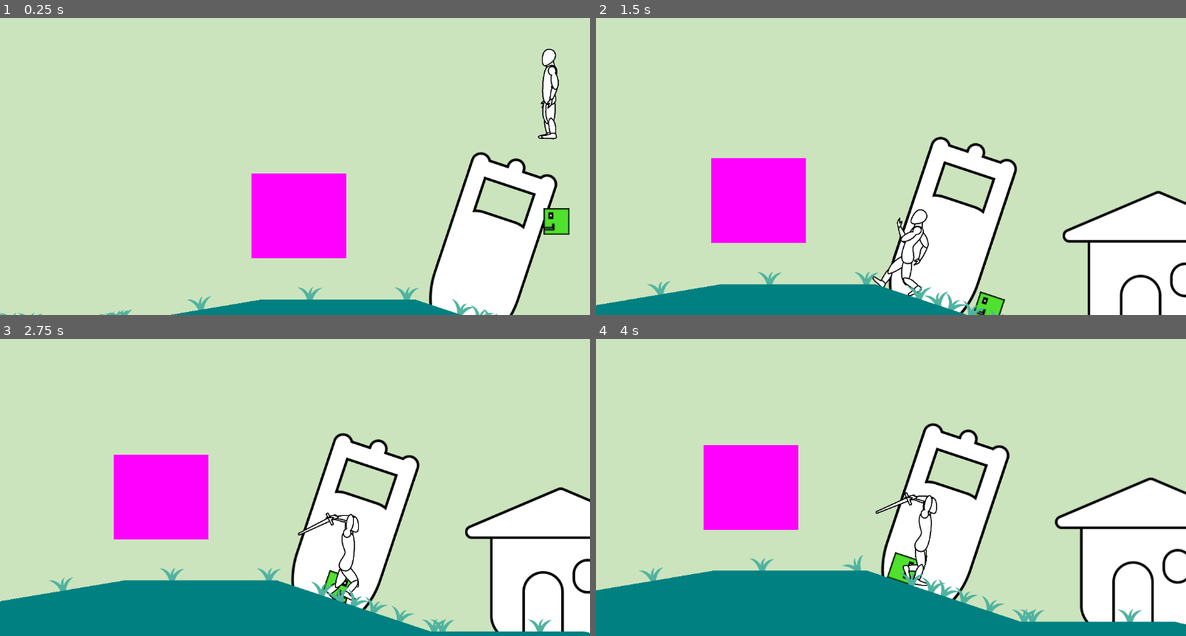
Above: before the commit, frames 1-4 (two rows, left to right).
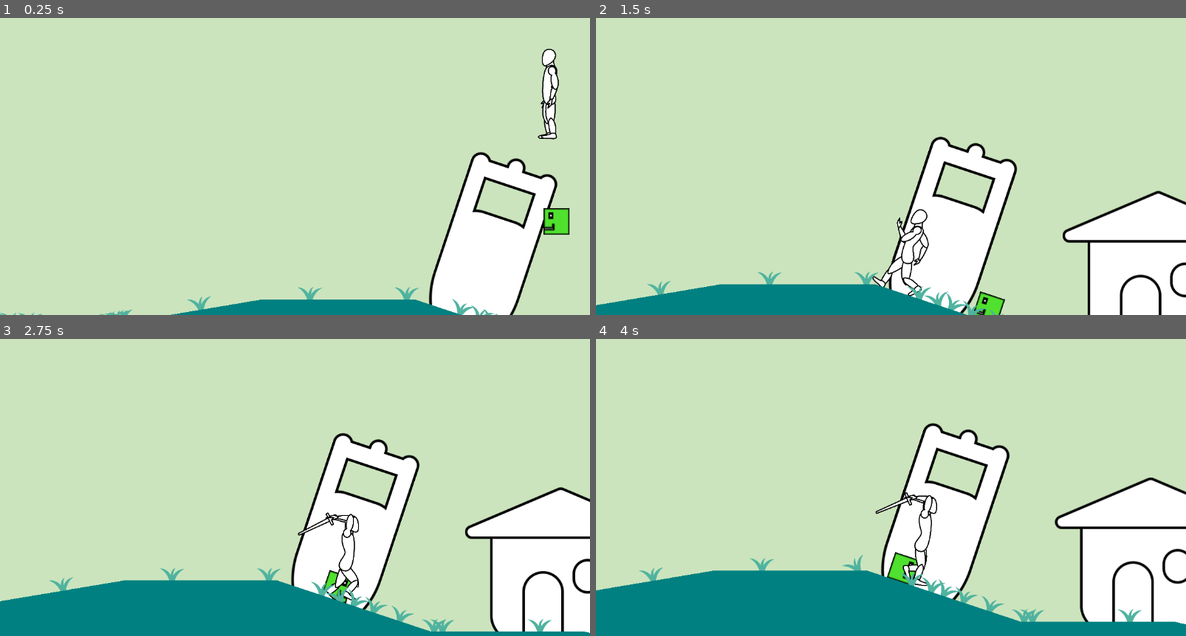
Above: after the commit, the same moments.

Repository: kir-55/TheArmheide
Game: Godot game, scene res://Scenes/Game.tscn
Two runs of this game, one before a commit and one after it. Both use one fixed random seed, a clock stepped at 60 frames per second and the inputs below. The engine's default icon, where the game draws it, is replaced by a stand-in: a white triangle on a blue panel in a dark square.
Inputs (mouse positions are in pixels of both pictures, inside the frame that each line leads up to):
- Up to frame 1 (0.25 s): no input
- Up to frame 2 (1.5 s): move the mouse to (1020, 133) at 0.52 s; press the mouse at (1020, 133) at 0.53 s; move the mouse to (773, 166) at 1.27 s; release the mouse at (773, 166) at 1.28 s; click (773, 166) at 1.35 s
- Up to frame 3 (2.75 s): move the mouse to (354, 398) at 2.02 s; press the mouse at (354, 398) at 2.03 s
- Up to frame 4 (4 s): move the mouse to (861, 537) at 2.77 s; release the mouse at (861, 537) at 2.78 s; click (861, 537) at 2.85 s; move the mouse to (1068, 520) at 3.52 s; press the mouse at (1068, 520) at 3.53 s

The runs differ from the first frame. In frame 1, 4.6% of the frame differs, in the area x 42-59%, y 52-81%; in frame 2, 4.6%, in the area x 19-36%, y 47-76%; in frame 3, 4.6%; in frame 4, 4.6%.

Commit message:
Removed test enemy target

Diff:
--- a/Scenes/Game.tscn
+++ b/Scenes/Game.tscn
@@ -12,11 +12,6 @@
 
 [sub_resource type="ShaderMaterial" id="ShaderMaterial_q1l2d"]
 shader = ExtResource("4_tcox1")
-
-[sub_resource type="RectangleShape2D" id="RectangleShape2D_25utg"]
-size = Vector2(187, 163)
-
-[sub_resource type="PlaceholderTexture2D" id="PlaceholderTexture2D_t34yf"]
 
 [node name="Game" type="Node2D"]
 position = Vector2(1, 1)
@@ -58,15 +53,3 @@
 
 [node name="Enemy" parent="." instance=ExtResource("10_t63s6")]
 position = Vector2(604, 380)
-
-[node name="TestTarget" type="CharacterBody2D" parent="." groups=["villagers"]]
-position = Vector2(-21, 293)
-
-[node name="CollisionShape2D" type="CollisionShape2D" parent="TestTarget"]
-position = Vector2(83.5, 71.5)
-shape = SubResource("RectangleShape2D_25utg")
-
-[node name="Sprite2D" type="Sprite2D" parent="TestTarget"]
-position = Vector2(83.5, 72)
-scale = Vector2(185, 166)
-texture = SubResource("PlaceholderTexture2D_t34yf")
--- a/Scenes/Player.tscn
+++ b/Scenes/Player.tscn
@@ -1255,119 +1255,119 @@
 
 [node name="FootBack" type="Sprite2D" parent="Flippable/Parts"]
 z_index = -1
-position = Vector2(526.135, 972.99)
-rotation = -0.418368
+position = Vector2(413.919, 992.746)
+rotation = -0.0740336
 scale = Vector2(0.999976, 0.999976)
 texture = ExtResource("2_wi2do")
 offset = Vector2(-31.9269, 3)
 
 [node name="CalfBack" type="Sprite2D" parent="Flippable/Parts"]
 z_index = -2
-position = Vector2(449.641, 893.914)
-rotation = -0.831457
-scale = Vector2(0.999979, 0.999979)
+position = Vector2(380.862, 887.81)
+rotation = -0.367834
+scale = Vector2(0.999978, 0.999978)
 texture = ExtResource("3_polev")
 offset = Vector2(-1.93497, 48)
 
 [node name="LegBack" type="Sprite2D" parent="Flippable/Parts"]
 z_index = -2
-position = Vector2(391.995, 738.359)
-rotation = -0.28226
-scale = Vector2(0.999984, 0.999984)
+position = Vector2(391.446, 722.256)
+rotation = 0.136473
+scale = Vector2(0.999983, 0.999983)
 texture = ExtResource("4_h2pnv")
 offset = Vector2(0, 72)
 
 [node name="FootFront" type="Sprite2D" parent="Flippable/Parts"]
 z_index = 1
-position = Vector2(377.418, 914.991)
-rotation = -0.653556
-scale = Vector2(0.999977, 0.999977)
+position = Vector2(461.768, 910.47)
+rotation = -0.997295
+scale = Vector2(0.999976, 0.999976)
 texture = ExtResource("2_wi2do")
 offset = Vector2(-32.459, 3)
 
 [node name="CalfFront" type="Sprite2D" parent="Flippable/Parts"]
-position = Vector2(289.364, 845.781)
-rotation = -0.952666
-scale = Vector2(0.999978, 0.999978)
+position = Vector2(354.268, 879.047)
+rotation = -1.33442
+scale = Vector2(0.999977, 0.999977)
 texture = ExtResource("3_polev")
 offset = Vector2(0, 50)
 
 [node name="LegFront" type="Sprite2D" parent="Flippable/Parts"]
 z_index = -1
-position = Vector2(409.564, 753.732)
-rotation = 0.957681
-scale = Vector2(0.999982, 0.999982)
+position = Vector2(408.838, 737.828)
+rotation = 0.409165
+scale = Vector2(0.999981, 0.999981)
 texture = ExtResource("4_h2pnv")
 offset = Vector2(-3, 74)
 
 [node name="Head" type="Sprite2D" parent="Flippable/Parts"]
 z_index = 1
-position = Vector2(403.237, 420.807)
-rotation = -0.162939
-scale = Vector2(0.999987, 0.999987)
+position = Vector2(406.294, 404.852)
+rotation = -0.151576
+scale = Vector2(0.999986, 0.999986)
 texture = ExtResource("5_tdh2i")
 offset = Vector2(-15, -24)
 
 [node name="Neck" type="Sprite2D" parent="Flippable/Parts"]
 z_index = -1
-position = Vector2(403.181, 477.207)
-rotation = 3.12211
-scale = Vector2(0.999987, 0.999987)
+position = Vector2(405.598, 461.248)
+rotation = 3.13347
+scale = Vector2(0.999986, 0.999986)
 texture = ExtResource("6_di4k6")
 offset = Vector2(1.67726, 34.3009)
 
 [node name="HandBack" type="Sprite2D" parent="Flippable/Parts"]
 z_index = -3
-position = Vector2(303.179, 691.234)
-rotation = 1.15644
-scale = Vector2(0.999985, 0.999985)
+position = Vector2(445.903, 717.4)
+rotation = 0.352796
+scale = Vector2(0.999984, 0.999984)
 texture = ExtResource("7_j7ejh")
 offset = Vector2(-10, 26)
 
 [node name="LowarmBack" type="Sprite2D" parent="Flippable/Parts"]
 z_index = -1
-position = Vector2(404.464, 632.19)
-rotation = 1.03494
-scale = Vector2(0.999985, 0.999985)
+position = Vector2(473.698, 603.505)
+rotation = 0.231298
+scale = Vector2(0.999984, 0.999984)
 texture = ExtResource("8_0jtyr")
 offset = Vector2(-6, 56)
 
 [node name="ShoulderBack" type="Sprite2D" parent="Flippable/Parts"]
 z_index = -1
-position = Vector2(413.975, 500.304)
-rotation = 0.149803
-scale = Vector2(0.999987, 0.999987)
+position = Vector2(416.129, 484.465)
+rotation = -0.372637
+scale = Vector2(0.999986, 0.999986)
 texture = ExtResource("9_a4fc2")
 offset = Vector2(2, 57)
 
 [node name="HandFront" type="Sprite2D" parent="Flippable/Parts"]
 z_index = 2
-position = Vector2(428.387, 739.866)
-rotation = 0.472394
-scale = Vector2(0.999985, 0.999985)
+position = Vector2(305.646, 692.692)
+rotation = 1.07313
+scale = Vector2(0.999984, 0.999984)
 texture = ExtResource("7_j7ejh")
 offset = Vector2(-10, 26)
 
 [node name="LowarmFront" type="Sprite2D" parent="Flippable/Parts"]
 z_index = 1
-position = Vector2(460.729, 630.845)
-rotation = 0.287188
+position = Vector2(393.95, 621.04)
+rotation = 0.887922
 scale = Vector2(0.999984, 0.999984)
 texture = ExtResource("8_0jtyr")
 offset = Vector2(-6.87169, 50.9186)
 
 [node name="ShoulderFront" type="Sprite2D" parent="Flippable/Parts"]
 z_index = 2
-position = Vector2(417.457, 511.074)
-rotation = -0.223244
-scale = Vector2(0.999986, 0.999986)
+position = Vector2(411.47, 494.903)
+rotation = 0.261467
+scale = Vector2(0.999985, 0.999985)
 texture = ExtResource("9_a4fc2")
 offset = Vector2(3, 55)
 
 [node name="Body" type="Sprite2D" parent="Flippable/Parts"]
-position = Vector2(402.85, 738.211)
-rotation = -0.0233677
-scale = Vector2(0.999987, 0.999987)
+position = Vector2(402.301, 722.231)
+rotation = -0.0120044
+scale = Vector2(0.999986, 0.999986)
 texture = ExtResource("10_od11n")
 offset = Vector2(-2.76303, -115.71)
 
@@ -1514,7 +1514,6 @@
 z_index = -4
 position = Vector2(256.414, 22.2929)
 rotation = 0.0557664
-scale = Vector2(1, 1)
 rest = Transform2D(0.999622, -0.0274883, 0.0274883, 0.999622, 258.095, 22.7587)
 
 [node name="RemoteTransform2D" type="RemoteTransform2D" parent="Flippable/Skeleton2D/Base/Torso/ShoulderRight"]
@@ -1571,8 +1570,8 @@
 [node name="TheArmheideSword" type="Sprite2D" parent="."]
 visible = false
 z_index = -3
-position = Vector2(-20.3199, 95.4453)
-rotation = -2.09652
+position = Vector2(11.4361, 102.477)
+rotation = -2.90017
 scale = Vector2(0.249996, 0.249996)
 texture = ExtResource("11_a4inu")
 offset = Vector2(-0.213623, -130.364)
--- a/Scenes/grasss.tscn
+++ b/Scenes/grasss.tscn
@@ -2,7 +2,6 @@
 
 [ext_resource type="Texture2D" uid="uid://dma5cba6qs6tn" path="res://Images/Ellipse 2.png" id="1_8rsuo"]
 [ext_resource type="Script" path="res://Scripts/TerrainGeneration/grasss.gd" id="2_p6r8r"]
-
 
 [node name="Grasss" type="Sprite2D"]
 modulate = Color(0.309804, 0.701961, 0.623529, 1)
Not shown: 1 places in Scenes/Game.tscn that only renumber resources
